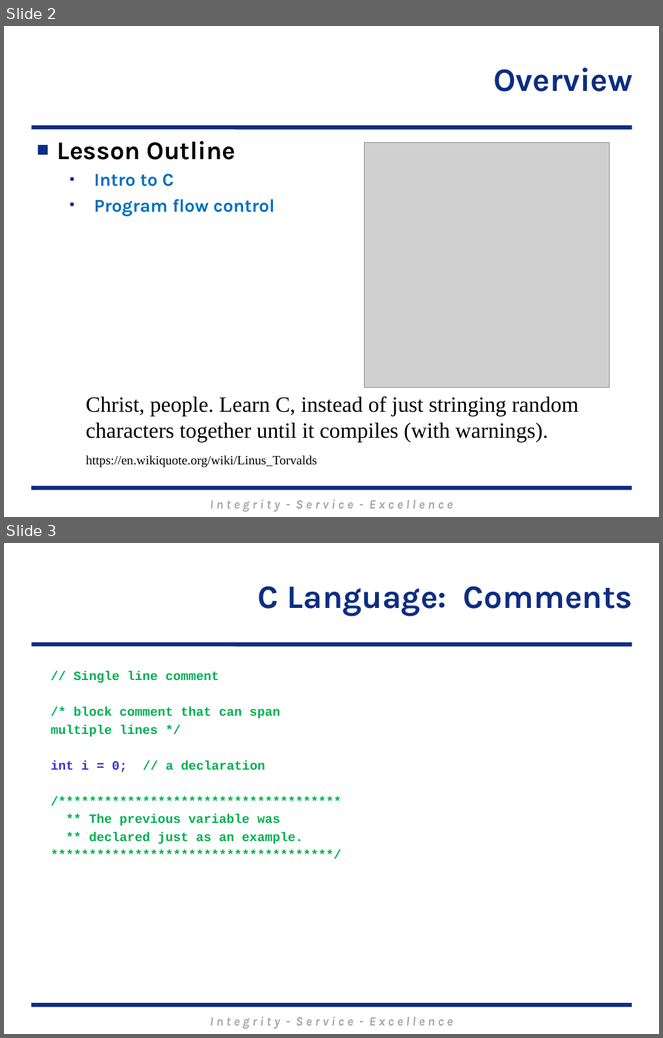
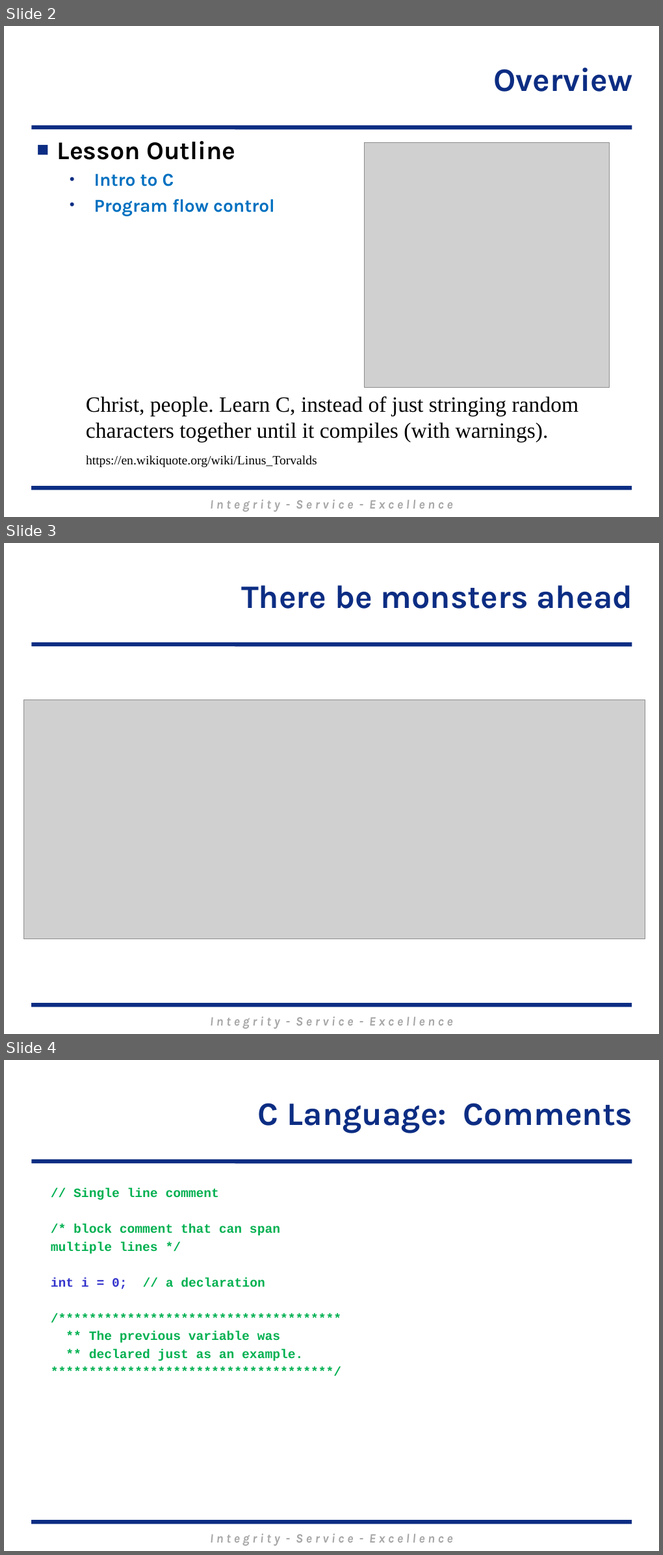
Before and after one commit to MarsUniversity/ECE382, a slide deck: source/lessons/lsn20/Lsn20.pptx. Shown one above the other, each under a label of ours: slides 2 and 3 before the commit, slides 2, 3 and 4 after it. The pictures are 663x1038 and 663x1555 pixels, drawn with LibreOffice and Linux fonts; fonts in the diff are those of the drawing; grey boxes stand for pictures; background and template pictures are left out. Boxes give left, top, right and bottom in pixels: in the first picture for what was removed or moved away, otherwise in the second. Text is boxed around its words. In the diff, an @@ line names an element or a change of style, - is before the commit and + after.

```diff
--- a/source/lessons/lsn20/Lsn20.pptx
+++ b/source/lessons/lsn20/Lsn20.pptx
@@ slide 3 added at (x1=4, y1=543, x2=659, y2=1034), background #FFFFFF; not listed: 3 template elements that a slide beside it also shows @@
@@ title added at (x1=241, y1=585, x2=633, y2=609), 36 pt, text #0C2D83, bold @@
+There be monsters ahead
@@ picture added at (x1=24, y1=700, x2=645, y2=939) @@
@@ what was slide 3 is now slide 4 @@
```
Also in this commit, not shown: 3 slides changed, 10 other files.
